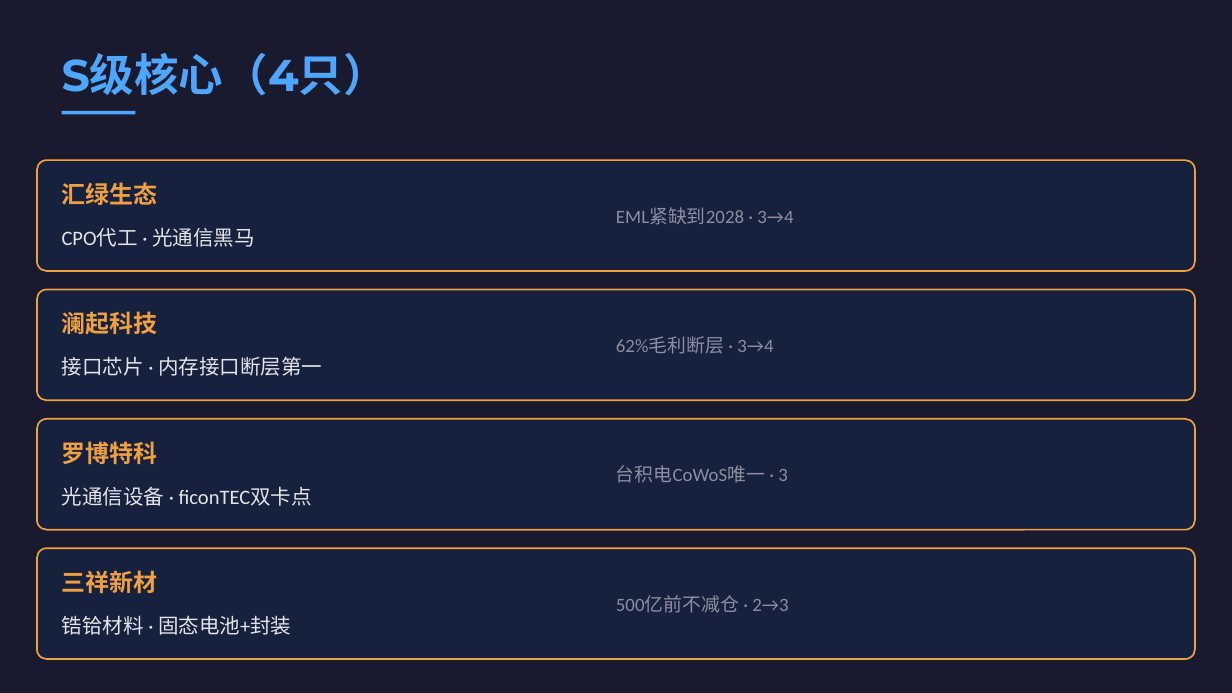
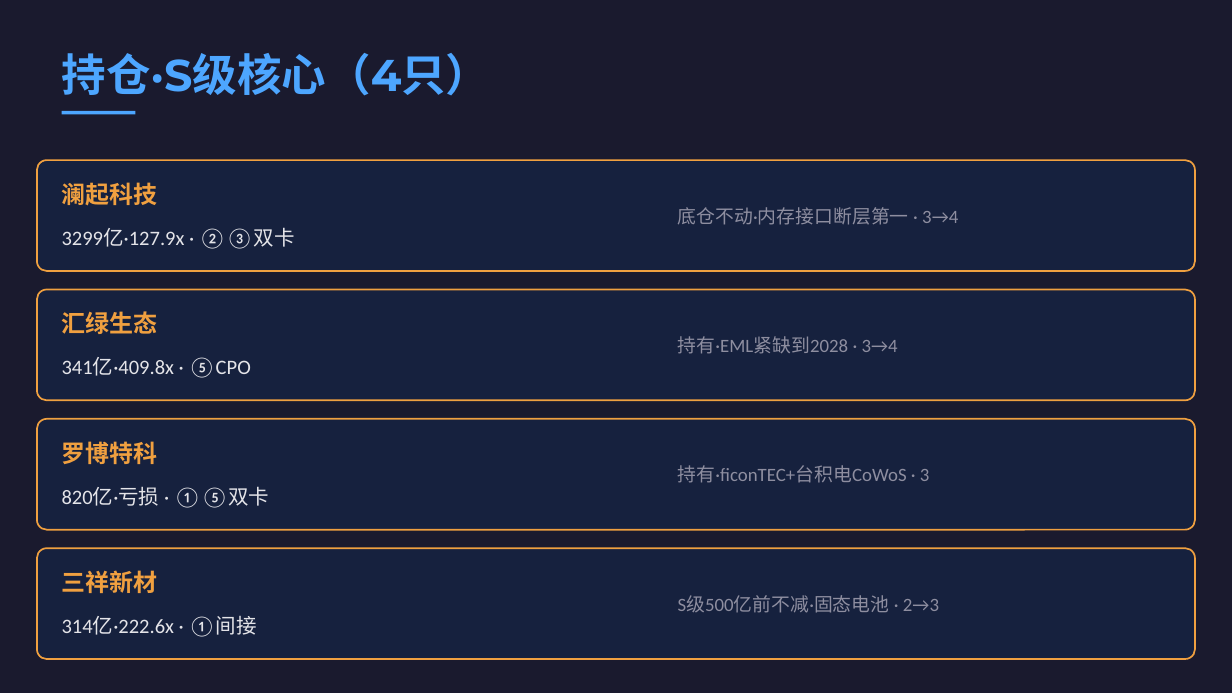
Before and after one commit to LaoPan2026/laopan-reports, a slide deck: slide 2 of reports/2026-07-11/full-portfolio-scan_2026-07-11.pptx (slide 3 before the commit). Drawn at 1232x693 pixels with LibreOffice and Linux fonts; fonts in the diff are those of the drawing. Boxes give left, top, right and bottom in pixels: in the first picture for what was removed or moved away, otherwise in the second. Text is boxed around its words. In the diff, an @@ line names an element or a change of style, - is before the commit and + after.

Commit message:
fix: 自选清单全扫描·19只标的（持仓12+观察7）

```diff
--- a/reports/2026-07-11/full-portfolio-scan_2026-07-11.pptx
+++ b/reports/2026-07-11/full-portfolio-scan_2026-07-11.pptx
@@ text at bbox=[62, 53, 491, 96]: text changed @@
-S级核心（4只）
+持仓·S级核心（4只）
@@ text at bbox=[62, 182, 158, 206]: text changed @@
-汇绿生态
+澜起科技
@@ text at bbox=[678, 207, 958, 225]: text changed @@
-EML紧缺到2028 · 3→4
+底仓不动·内存接口断层第一 · 3→4
@@ text at bbox=[62, 228, 295, 249]: text changed @@
-CPO代工 · 光通信黑马
+3299亿·127.9x · ②③双卡
@@ text at bbox=[62, 311, 158, 334]: text changed @@
-澜起科技
+汇绿生态
@@ text at bbox=[62, 357, 250, 378]: text changed @@
-接口芯片 · 内存接口断层第一
+341亿·409.8x · ⑤CPO
@@ text at bbox=[678, 336, 898, 354]: text changed @@
-62%毛利断层 · 3→4
+持有·EML紧缺到2028 · 3→4
@@ text at bbox=[678, 465, 930, 483]: text changed @@
-台积电CoWoS唯一 · 3
+持有·ficonTEC+台积电CoWoS · 3
@@ text at bbox=[62, 487, 270, 508]: text changed @@
-光通信设备 · ficonTEC双卡点
+820亿·亏损 · ①⑤双卡
@@ text at bbox=[678, 595, 939, 613]: text changed @@
-500亿前不减仓 · 2→3
+S级500亿前不减·固态电池 · 2→3
@@ text at bbox=[62, 616, 256, 637]: text changed @@
-锆铪材料 · 固态电池+封装
+314亿·222.6x · ①间接
```
Also in this commit, not shown: 6 other slides changed, 1 slide added, 1 slide removed, 1 other file.
